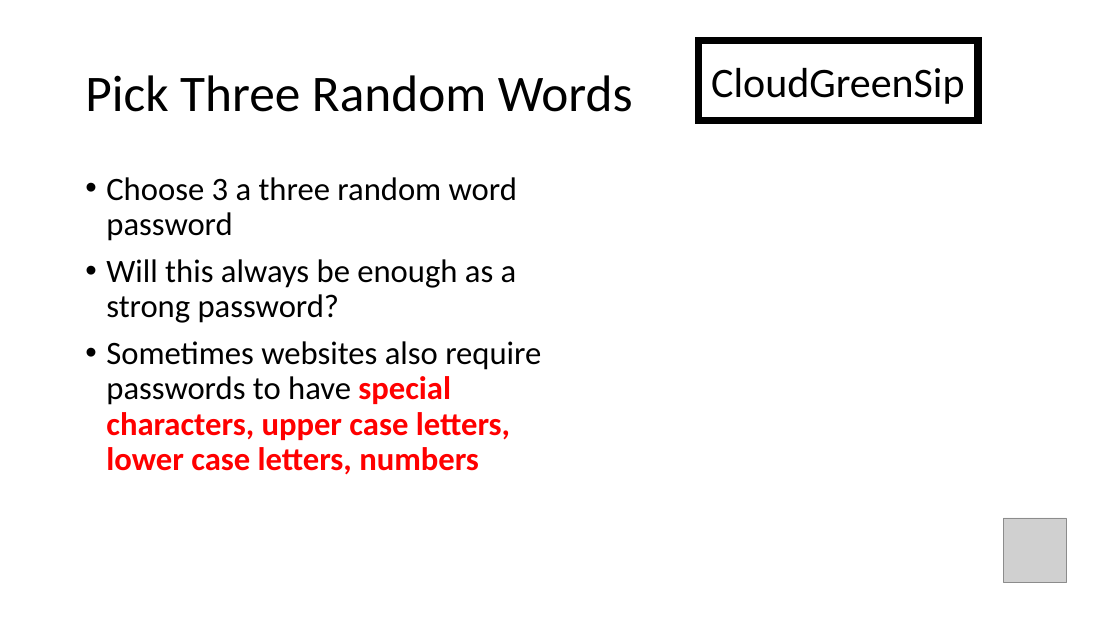
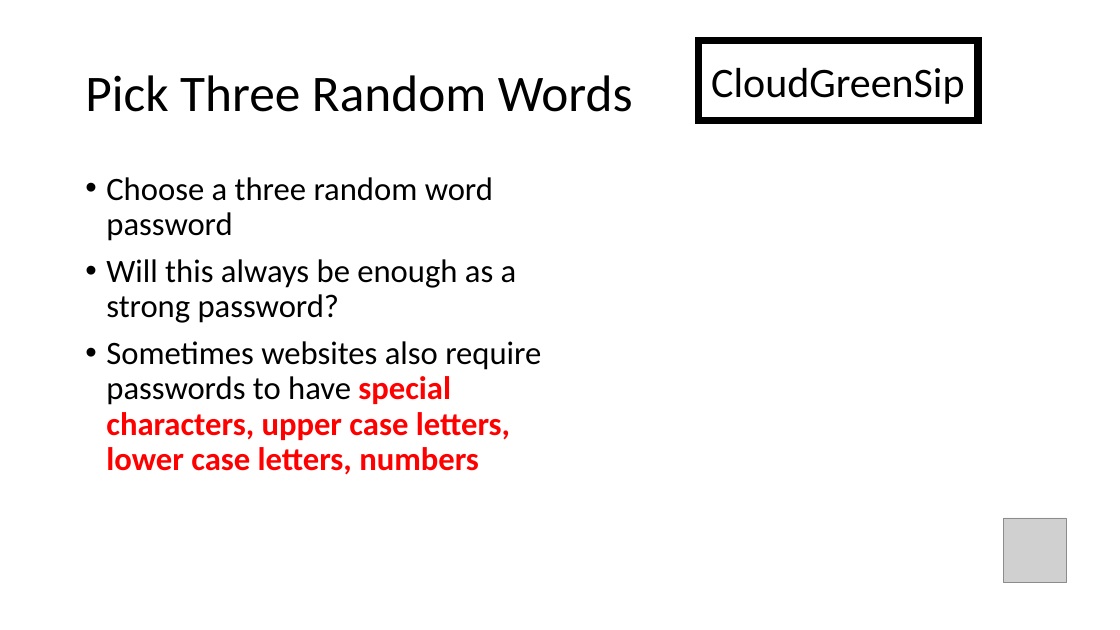
Before and after one commit to UoS-SCCS/PUPS, a slide deck: slide 12 of assets/downloads/Lesson1-SlidePack-includingActivity3Summary.pptx. Drawn at 1120x630 pixels with LibreOffice and Linux fonts; fonts in the diff are those of the drawing; grey boxes stand for pictures. Boxes give left, top, right and bottom in pixels: in the first picture for what was removed or moved away, otherwise in the second. Text is boxed around its words. In the diff, an @@ line names an element or a change of style, - is before the commit and + after.

```diff
--- a/assets/downloads/Lesson1-SlidePack-includingActivity3Summary.pptx
+++ b/assets/downloads/Lesson1-SlidePack-includingActivity3Summary.pptx
@@ text at (x1=106, y1=177, x2=493, y2=241): text changed @@
-• Choose 3 a three random word password
+• Choose a three random word password
```
Also in this commit, not shown: 1 other slide changed, 10 other files.
